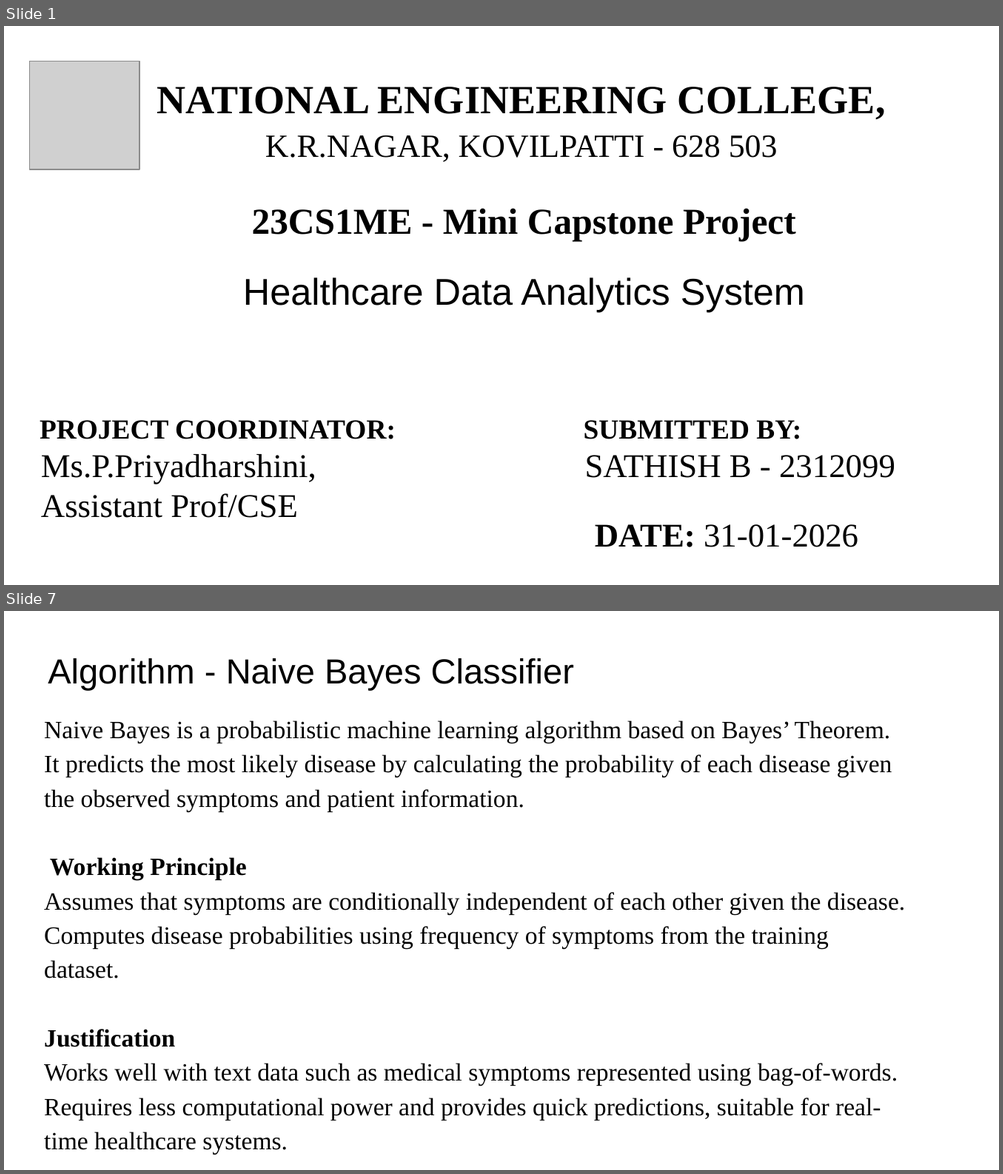
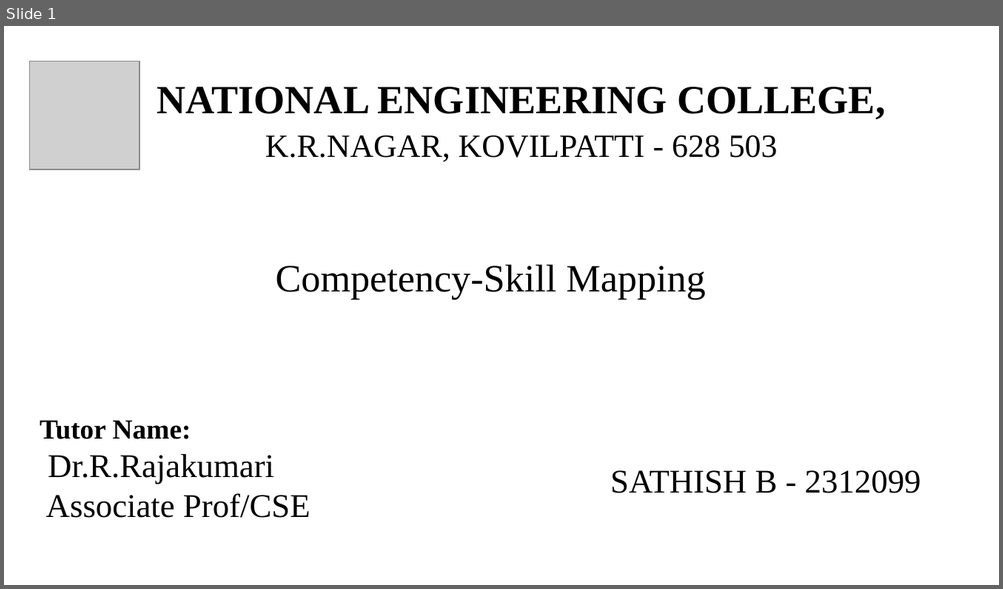
Before and after one commit to Sathish-2399/Healthcare_Data_Analytics_System, a slide deck: MCP_Sathish_99_review2.pptx. Shown one above the other, each under a label of ours: slides 1 and 7 before the commit, slide 1 after it; the slides between them are not shown. The pictures are 1003x1174 and 1003x589 pixels, drawn with LibreOffice and Linux fonts; fonts in the diff are those of the drawing; grey boxes stand for pictures. Boxes give left, top, right and bottom in pixels: in the first picture for what was removed or moved away, otherwise in the second. Text is boxed around its words. In the diff, an @@ line names an element or a change of style, - is before the commit and + after.

```diff
--- a/MCP_Sathish_99_review2.pptx
+++ b/MCP_Sathish_99_review2.pptx
@@ slide 7 removed at bbox=[4, 611, 999, 1170], background #FFFFFF @@
@@ title removed at bbox=[48, 658, 574, 690] @@
-Algorithm - Naive Bayes Classifier
@@ text removed at bbox=[44, 721, 905, 1155] @@
-Naive Bayes is a probabilistic machine learning algorithm based on Bayes’ Theorem.
-It predicts the most likely disease by calculating the probability of each disease given the observed symptoms and patient information.
-Working Principle
-Assumes that symptoms are conditionally independent of each other given the disease.
-Computes disease probabilities using frequency of symptoms from the training dataset.
-Justification
-Works well with text data such as medical symptoms represented using bag-of-words.
-Requires less computational power and provides quick predictions, suitable for real-time healthcare systems.
@@ slide 1 changed as well @@
@@ text removed at bbox=[243, 208, 805, 312] @@
-23CS1ME - Mini Capstone Project
-Healthcare Data Analytics System
@@ text added at bbox=[276, 264, 705, 300], 28 pt, text #000000 @@
+Competency-Skill Mapping
@@ text at bbox=[40, 420, 310, 518]: text changed @@
-PROJECT COORDINATOR:
-Ms.P.Priyadharshini, Assistant Prof/CSE
+Tutor Name:
+Dr.R.Rajakumari
+Associate Prof/CSE
@@ text at bbox=[583, 420, 801, 440]: paragraph removed @@
-SUBMITTED BY:
@@ text "SATHISH B - 2312099": place and size @@
-text "SATHISH B - 2312099" at bbox=[583, 420, 895, 478]
+text "SATHISH B - 2312099" at bbox=[610, 471, 921, 494]
@@ text removed at bbox=[595, 525, 858, 548] @@
-DATE: 31-01-2026
```
Also in this commit, not shown: 2 slides added, 10 other slides removed, 7 other files.
